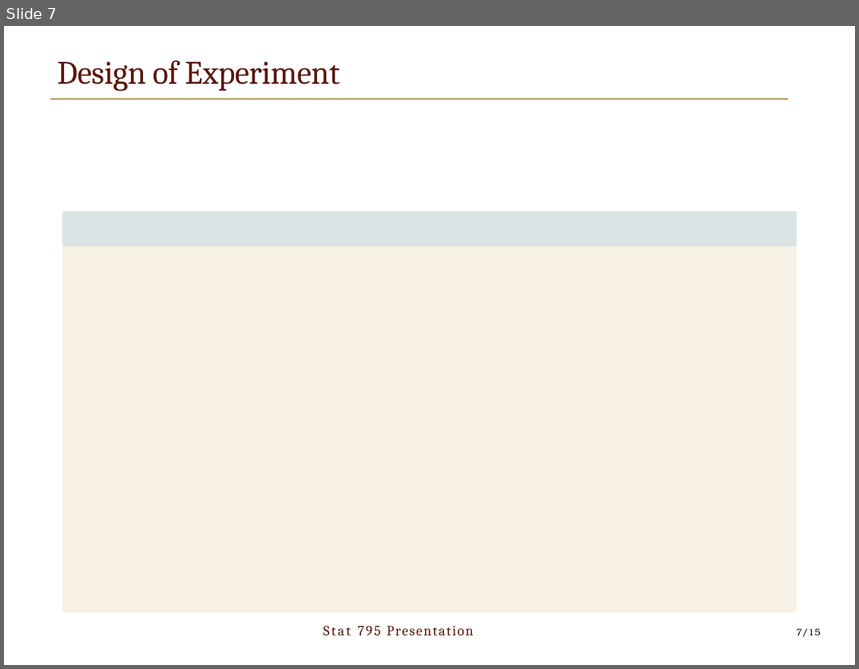
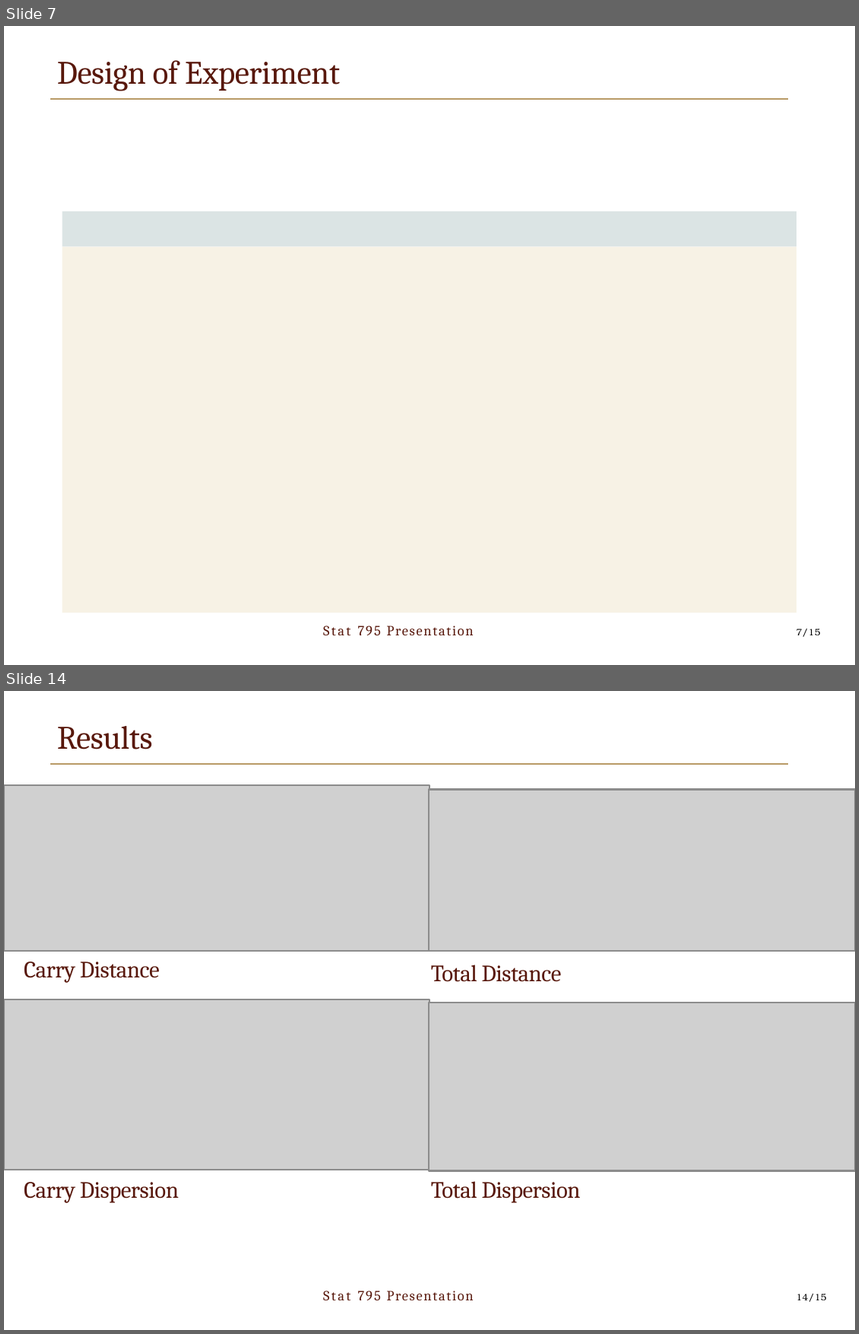
Before and after one commit to boygloyd/Stat795_Final_Project, a slide deck: Presentation/795 PowerPoint.pptx. Shown one above the other, each under a label of ours: slide 7 before the commit, slides 7 and 14 after it; the slides between them are not shown. The pictures are 859x669 and 859x1334 pixels, drawn with LibreOffice and Linux fonts; fonts in the diff are those of the drawing; grey boxes stand for pictures; background and template pictures are left out. Boxes give left, top, right and bottom in pixels: in the first picture for what was removed or moved away, otherwise in the second. Text is boxed around its words. In the diff, an @@ line names an element or a change of style, - is before the commit and + after.

```diff
--- a/Presentation/795 PowerPoint.pptx
+++ b/Presentation/795 PowerPoint.pptx
@@ slide 14 added at (4,691,855,1330), background #FFFFFF; not listed: 1 template element that a slide beside it also shows @@
@@ title added at (57,726,153,750), 14 pt, text #58180C @@
+Results
@@ picture added at (4,785,430,951) @@
@@ picture added at (430,789,855,951) @@
@@ text added at (24,962,160,983), 10 pt, text #58180C @@
+Carry Distance
@@ text added at (431,965,562,982), 10 pt, text #58180C @@
+Total Distance
@@ picture added at (4,1000,430,1171) @@
@@ picture added at (430,1003,855,1172) @@
@@ text added at (24,1182,179,1203), 10 pt, text #58180C @@
+Carry Dispersion
@@ text added at (431,1181,581,1203), 10 pt, text #58180C @@
+Total Dispersion
@@ text added at (387,1291,474,1301), 6 pt, text #58180C @@
+Stat 795 Presentation
@@ page number added at (797,1294,827,1302), 4 pt, text #000000 @@
+14/15
```
Also in this commit, not shown: 5 other slides added, 15 other files.
